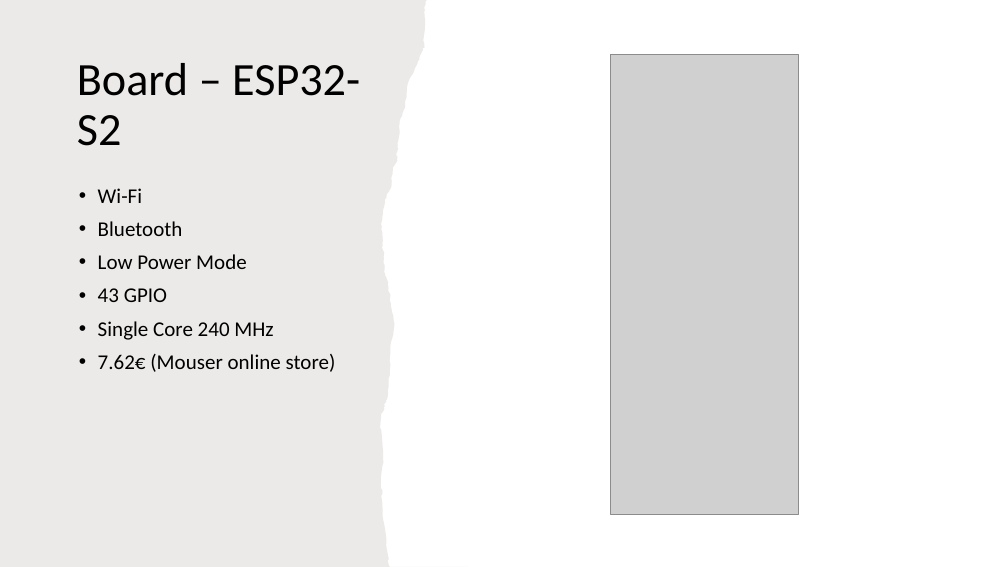
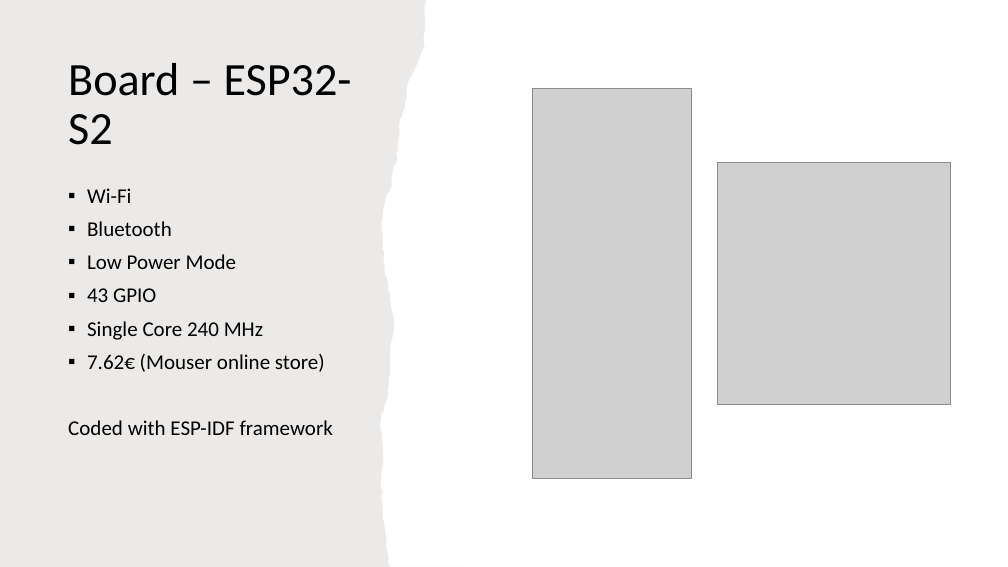
Before and after one commit to MiguelRocha2001/PS-Monitor-IoT-System, a slide deck: slide 10 of Presentation/Presentation.pptx (slide 4 before the commit). Drawn at 1008x567 pixels with LibreOffice and Linux fonts; fonts in the diff are those of the drawing; grey boxes stand for pictures. Boxes give left, top, right and bottom in pixels: in the first picture for what was removed or moved away, otherwise in the second. Text is boxed around its words. In the diff, an @@ line names an element or a change of style, - is before the commit and + after.

```diff
--- a/Presentation/Presentation.pptx
+++ b/Presentation/Presentation.pptx
@@ title "Board – ESP32-S2": place and size @@
-title "Board – ESP32-S2" at (77,63,360,146)
+title "Board – ESP32-S2" at (68,63,352,145)
@@ picture: place and size @@
-picture at (610,54,799,514)
+picture at (532,88,692,478)
@@ picture added at (718,163,951,405) @@
@@ text "Wi-Fi": place and size @@
-text "Wi-Fi" at (98,188,336,372)
+text "Wi-Fi" at (68,188,333,435)
@@ text at (87,188,325,372): bullet • to ▪ @@
@@ text at (68,420,333,435): paragraph added @@
+Coded with ESP-IDF framework
```
Also in this commit, not shown: 2 other slides changed, 14 slides added, 20 other files.
